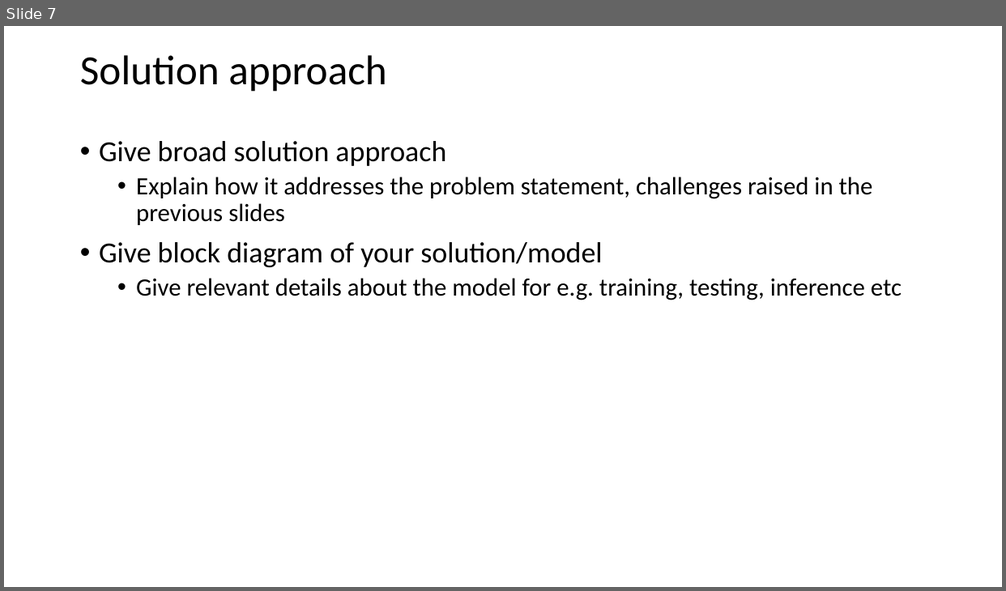
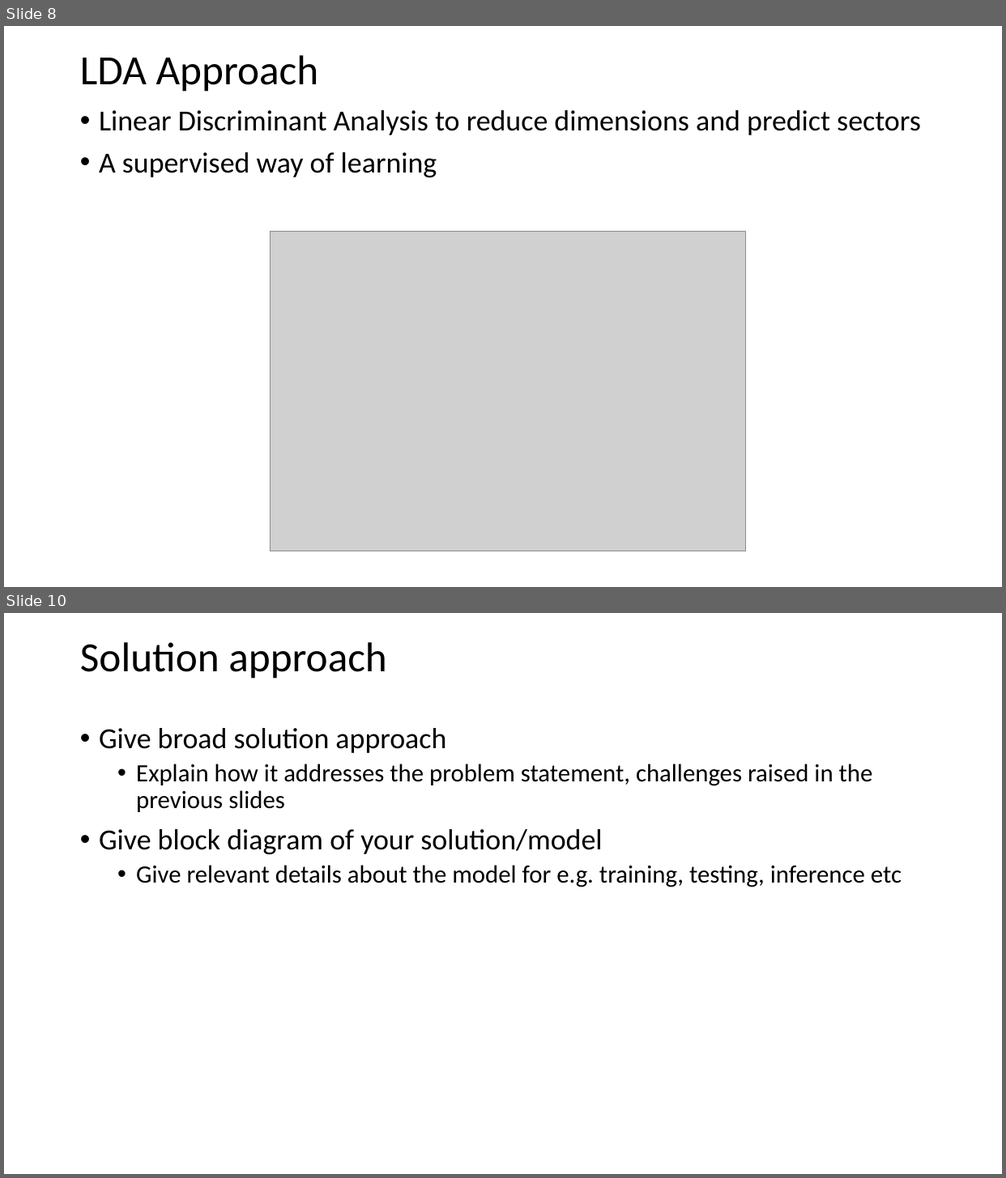
Before and after one commit to gowthamkuntumalla/ECE498_Final_Project, a slide deck: Docs/Final_Presentation_Template.pptx. Shown one above the other, each under a label of ours: slide 7 before the commit, slides 8 and 10 after it; the slides between them are not shown. The pictures are 1006x591 and 1006x1178 pixels, drawn with LibreOffice and Linux fonts; fonts in the diff are those of the drawing; grey boxes stand for pictures. Boxes give left, top, right and bottom in pixels: in the first picture for what was removed or moved away, otherwise in the second. Text is boxed around its words. In the diff, an @@ line names an element or a change of style, - is before the commit and + after.

```diff
--- a/Docs/Final_Presentation_Template.pptx
+++ b/Docs/Final_Presentation_Template.pptx
@@ slide 8 added at (4,26,1002,587), background #FFFFFF @@
@@ title added at (80,55,319,92), 40 pt, text #000000 @@
+LDA Approach
@@ text added at (99,110,921,177), 28 pt, text #000000 @@
+• Linear Discriminant Analysis to reduce dimensions and predict sectors
+• A supervised way of learning
@@ picture added at (270,231,746,552) @@
@@ what was slide 7 is now slide 10 @@
```
Also in this commit, not shown: 3 slides changed, 2 other slides added, 1 other file.
